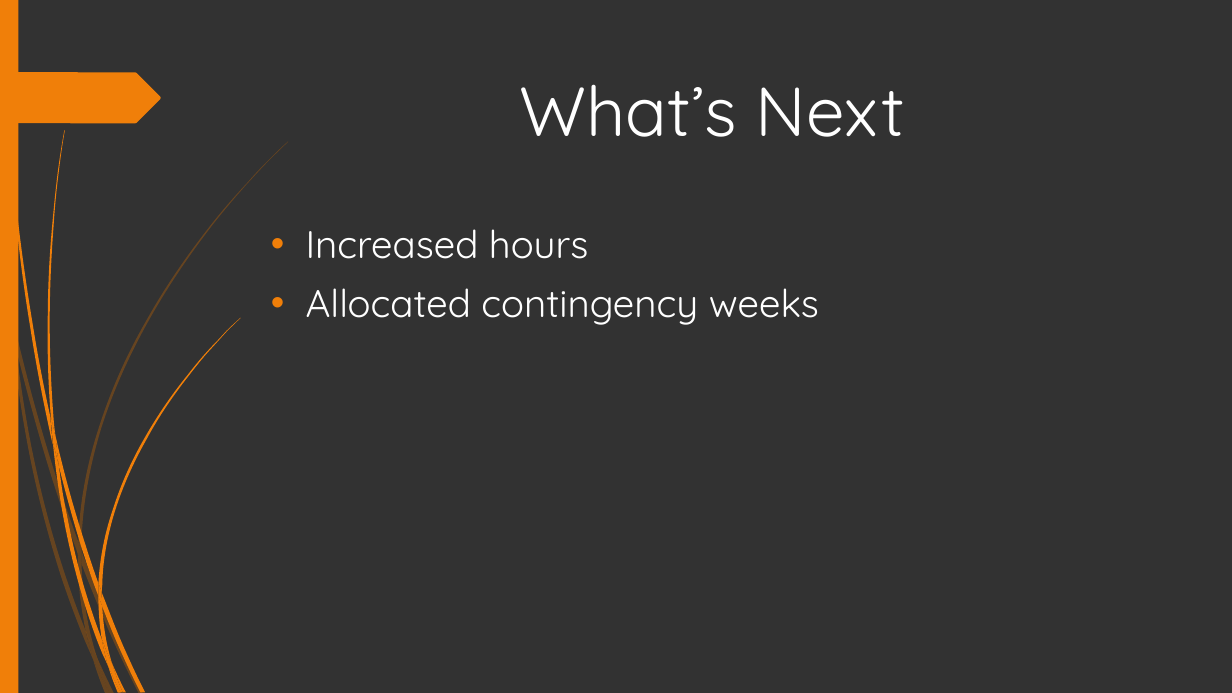
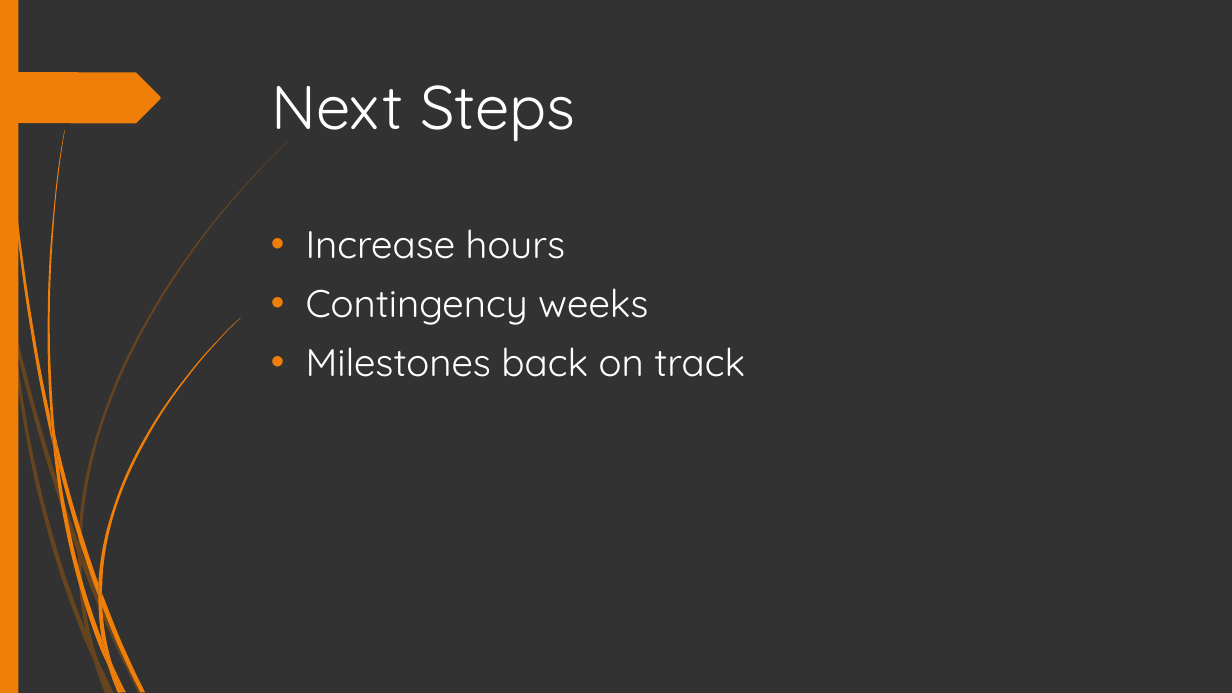
Before and after one commit to HenryWilliam95/AI_FINAL_PROJECT, a slide deck: slide 12 of Documents/Presentation-1.pptx (slide 8 before the commit). Drawn at 1232x693 pixels with LibreOffice and Linux fonts; fonts in the diff are those of the drawing. Boxes give left, top, right and bottom in pixels: in the first picture for what was removed or moved away, otherwise in the second. Text is boxed around its words. In the diff, an @@ line names an element or a change of style, - is before the commit and + after.

```diff
--- a/Documents/Presentation-1.pptx
+++ b/Documents/Presentation-1.pptx
@@ title at (271,85,575,142): text changed; size 54 to 48 pt @@
-What’s Next
+Next Steps
@@ text at (306,229,745,377): text changed @@
-• Increased hours
-• Allocated contingency weeks
+• Increase hours
+• Contingency weeks
+• Milestones back on track
```
Also in this commit, not shown: 2 other slides changed, 5 slides added.
